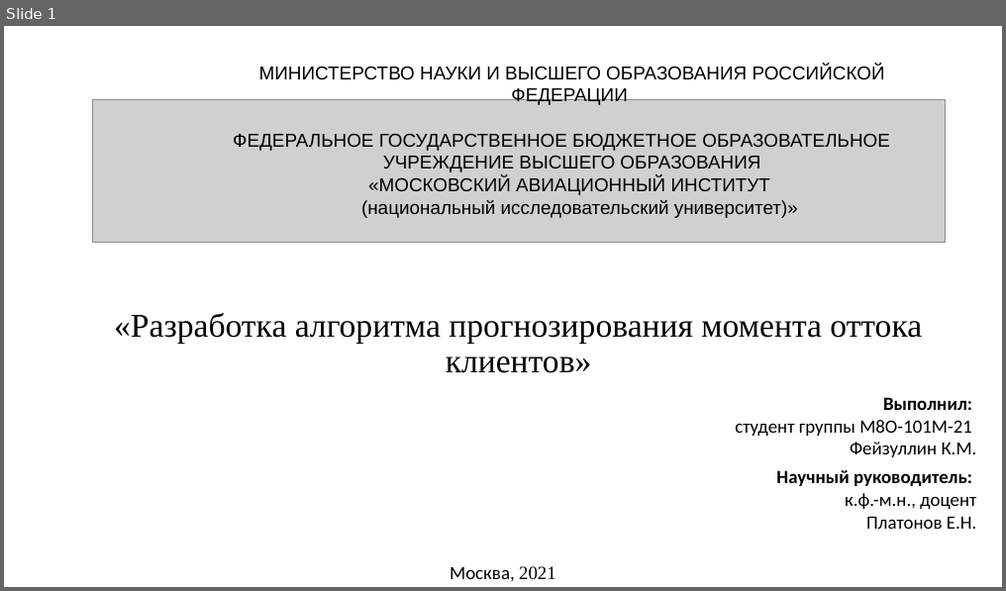
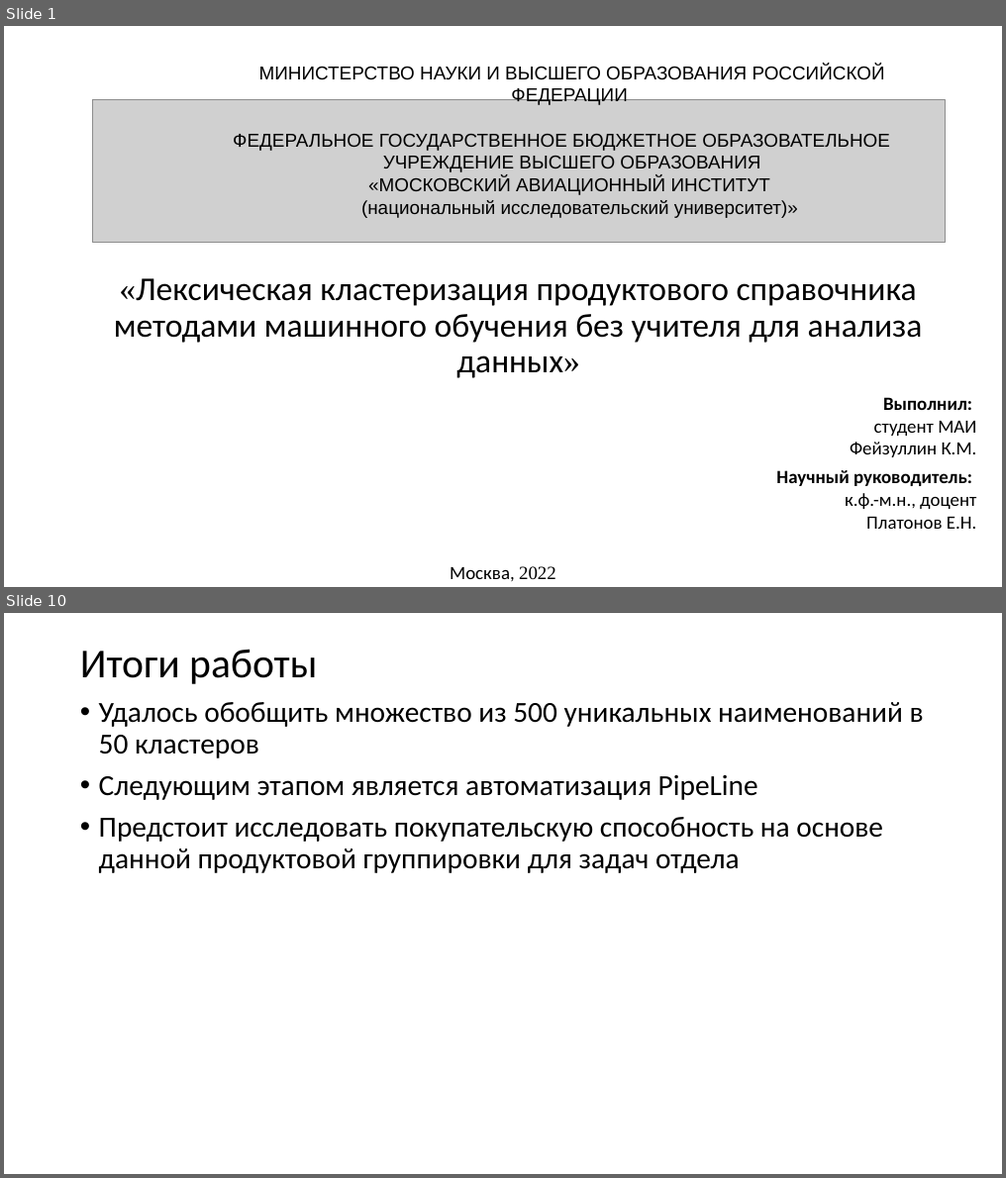
Before and after one commit to JacKira/MastersDegree, a slide deck: Отчет/speech.pptx. Shown one above the other, each under a label of ours: slide 1 before the commit, slides 1 and 10 after it; the slides between them are not shown. The pictures are 1006x591 and 1006x1178 pixels, drawn with LibreOffice and Linux fonts; fonts in the diff are those of the drawing; grey boxes stand for pictures. Boxes give left, top, right and bottom in pixels: in the first picture for what was removed or moved away, otherwise in the second. Text is boxed around its words. In the diff, an @@ line names an element or a change of style, - is before the commit and + after.

```diff
--- a/Отчет/speech.pptx
+++ b/Отчет/speech.pptx
@@ slide 10 added at [4,613,1002,1174], background #FFFFFF @@
@@ title added at [80,649,317,684], 39.6 pt, text #000000 @@
+Итоги работы
@@ text added at [99,702,924,873], 28 pt, text #000000 @@
+• Удалось обобщить множество из 500 уникальных наименований в 50 кластеров
+• Следующим этапом является автоматизация PipeLine
+• Предстоит исследовать покупательскую способность на основе данной продуктовой группировки для задач отдела
@@ slide 1 changed as well @@
@@ title at [114,278,923,378]: text changed; font Times New Roman to Calibri @@
-«Разработка алгоритма прогнозирования момента оттока клиентов»
+«Лексическая кластеризация продуктового справочника методами машинного обучения без учителя для анализа данных»
@@ text at [874,421,976,436]: text changed @@
-студент группы М8О-101М-21
+студент МАИ
@@ text at [450,567,556,581]: text changed @@
-Москва, 2021
+Москва, 2022
```
Also in this commit, not shown: 1 other slide changed, 7 other slides added, 2 slides removed, 14 other files.
